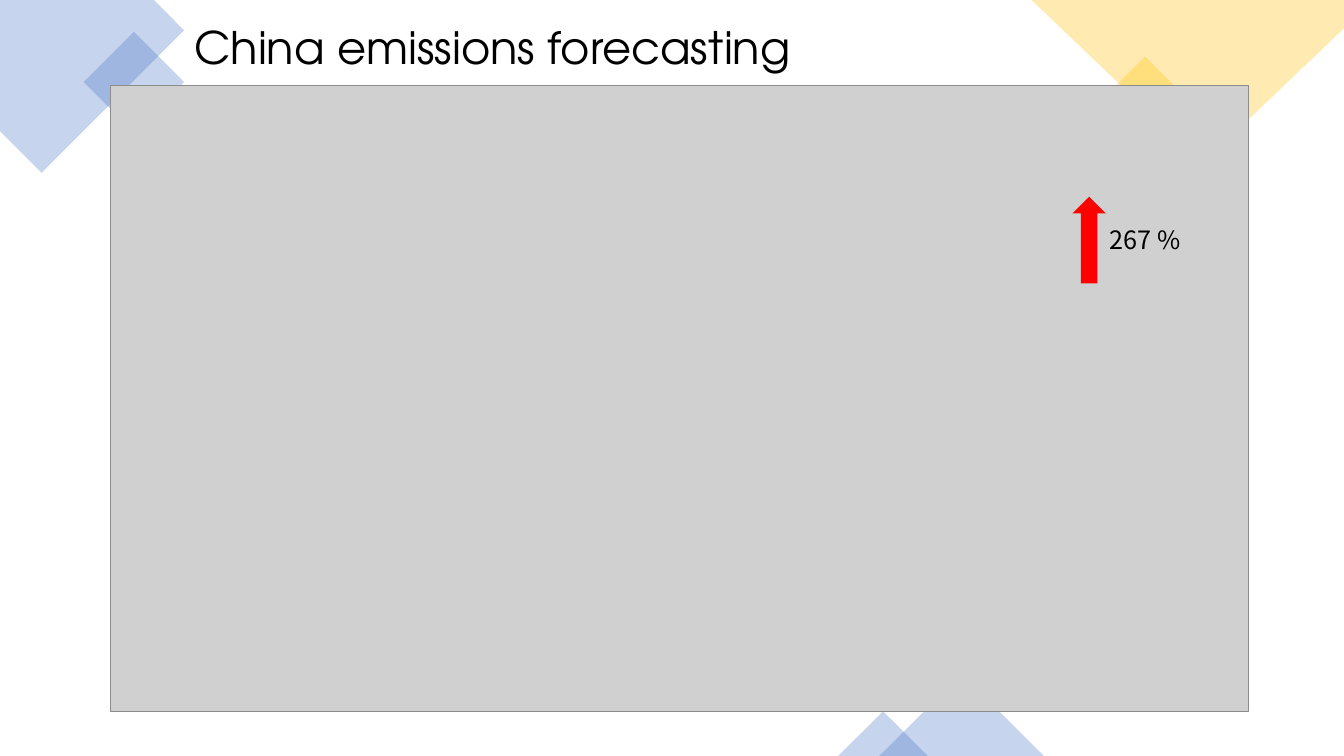
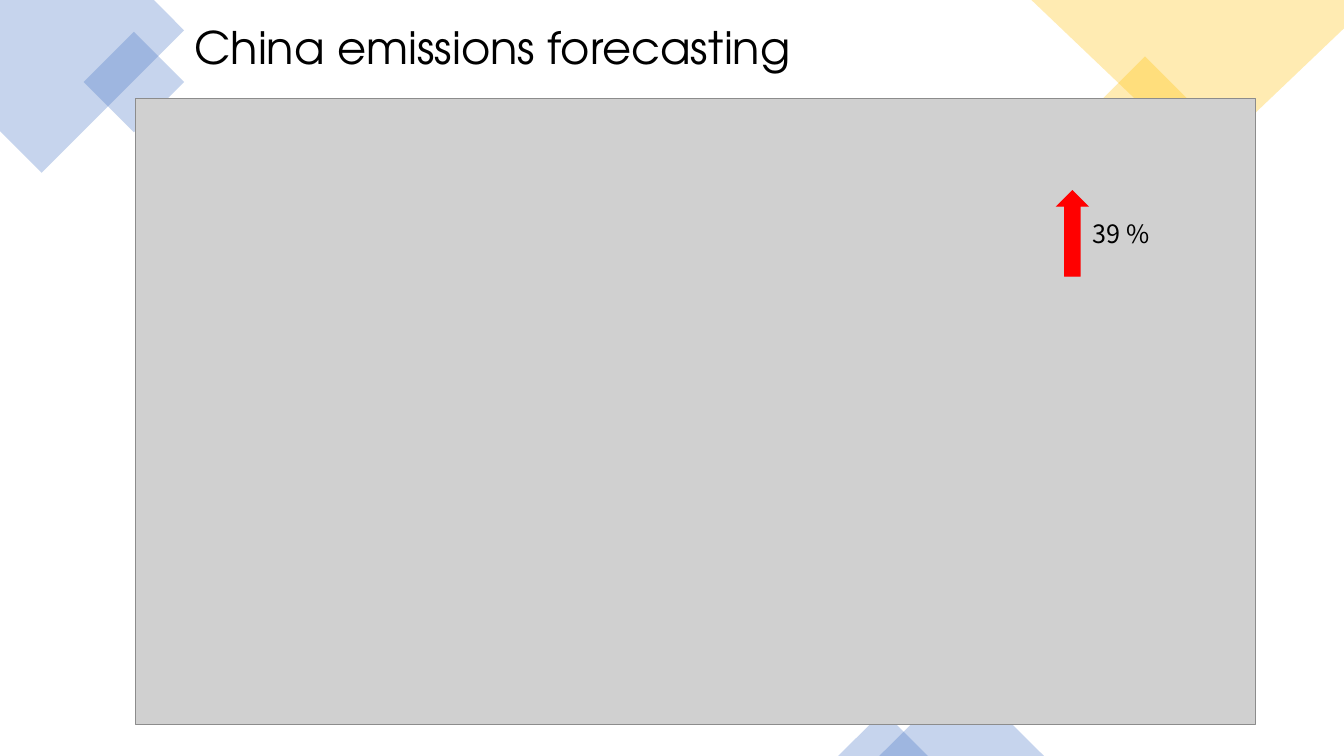
Before and after one commit to danilogiarlini/Global-CO2-Emission-Forecasting, a slide deck: slide 9 of Visualization/GlobalCO2Emission.pptx. Drawn at 1344x756 pixels with LibreOffice and Linux fonts; fonts in the diff are those of the drawing; grey boxes stand for pictures. Boxes give left, top, right and bottom in pixels: in the first picture for what was removed or moved away, otherwise in the second. Text is boxed around its words. In the diff, an @@ line names an element or a change of style, - is before the commit and + after.

Commit message:
slides fixed with chi and ind

```diff
--- a/Visualization/GlobalCO2Emission.pptx
+++ b/Visualization/GlobalCO2Emission.pptx
@@ picture: place and size @@
-picture at bbox=[111, 86, 1249, 712]
+picture at bbox=[136, 99, 1256, 724]
@@ up arrow: place and size @@
-up arrow at bbox=[1075, 198, 1105, 282]
+up arrow at bbox=[1058, 191, 1088, 275]
@@ text at bbox=[1093, 224, 1121, 244]: text changed @@
-267 %
+39 %
```
Also in this commit, not shown: 2 other slides changed, 3 other files.
